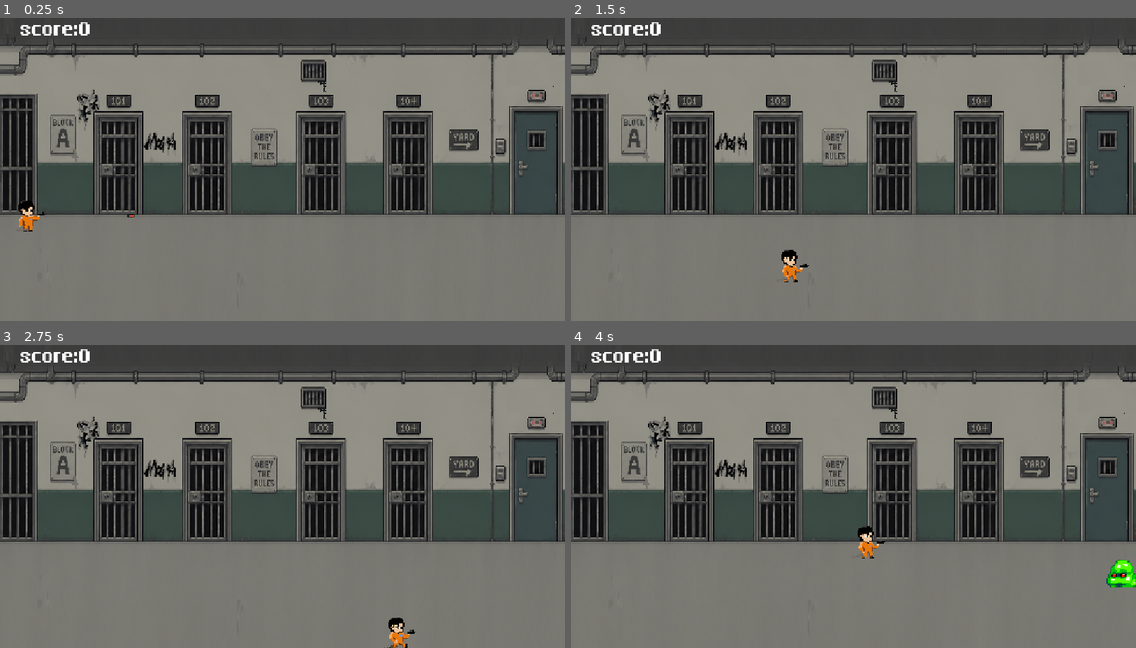
Above: before the commit, frames 1-4 (two rows, left to right).
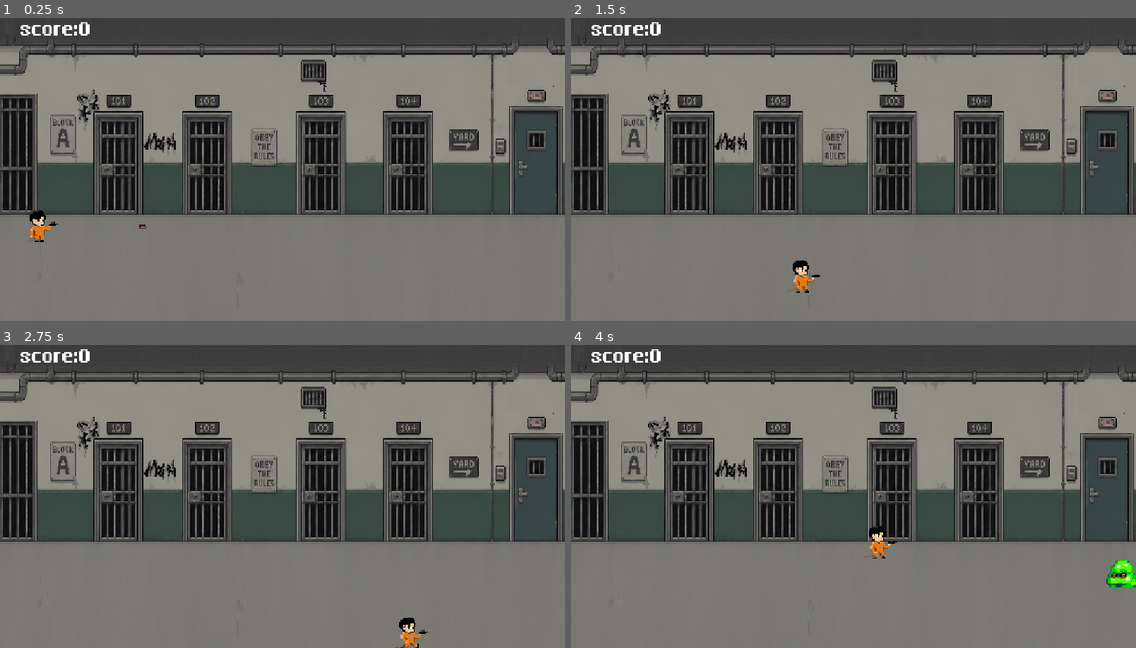
Above: after the commit, the same moments.

Repository: lopoch123456-dotcom/dgmClass
Game: Godot game, scene res://Scenes/game.tscn
Two runs of this game, one before a commit and one after it. Both use one fixed random seed, a clock stepped at 60 frames per second and the inputs below.
Inputs:
- Up to frame 1 (0.25 s): no input
- Up to frame 2 (1.5 s): tap Enter at 0.5 s; hold D (right) 0.53-1.28 s; hold S (down) from 1.28 s (still down)
- Up to frame 3 (2.75 s): release S (down) at 2.03 s; hold D (right) from 2.03 s (still down)
- Up to frame 4 (4 s): release D (right) at 2.78 s; hold W (up) 2.78-3.53 s; hold A (left) from 3.53 s (still down)

The runs differ from the first frame. In frame 1, 0.4% of the frame differs, in the area x 2-26%, y 60-74%; in frame 2, 0.4%, in the area x 36-45%, y 76-91%; in frame 3, 0.4%; in frame 4, 0.4%.

Commit message:
update some item and itemskill
fun

Diff:
--- a/6400/my-first-game/Scenes/game.tscn
+++ b/6400/my-first-game/Scenes/game.tscn
@@ -5,6 +5,7 @@
 [ext_resource type="Texture2D" uid="uid://b4l5vs33elkgy" path="res://AssetBundle/Sprites/background.png" id="3_3dryh"]
 [ext_resource type="PackedScene" uid="uid://dfrje1n5604mk" path="res://Scenes/slime.tscn" id="3_wrm1d"]
 [ext_resource type="FontFile" uid="uid://lu3av5mrb3kq" path="res://AssetBundle/Uranus_Pixel_11Px.ttf" id="5_wowpa"]
+[ext_resource type="PackedScene" uid="uid://tp61rbl7aspj" path="res://Scenes/item.tscn" id="6_i6g32"]
 
 [sub_resource type="WorldBoundaryShape2D" id="WorldBoundaryShape2D_qxrlw"]
 
@@ -15,6 +16,7 @@
 spawn_timer = NodePath("Timer")
 score_label = NodePath("CanvasLayer/Label")
 game_over_label = NodePath("CanvasLayer/Game over label")
+item_scene = ExtResource("6_i6g32")
 
 [node name="background" type="Sprite2D" parent="." unique_id=506401303]
 position = Vector2(-2.0000048, 9.999999)
@@ -27,7 +29,7 @@
 metadata/_edit_lock_ = true
 
 [node name="player" parent="." unique_id=1873307796 instance=ExtResource("2_qxrlw")]
-position = Vector2(-199, 36)
+position = Vector2(-190, 49)
 moveSpeed = 200.0
 
 [node name="airWall" type="Node" parent="." unique_id=1683148934]
@@ -62,6 +64,7 @@
 
 [node name="CollisionShape2D" type="CollisionShape2D" parent="airWall/StaticBody2D2" unique_id=164973387]
 shape = SubResource("WorldBoundaryShape2D_qxrlw")
+metadata/_edit_lock_ = true
 
 [node name="Timer" type="Timer" parent="." unique_id=1901733433]
 wait_time = 3.0
--- /dev/null
+++ b/6400/my-first-game/Scenes/item.tscn
@@ -0,0 +1,46 @@
+[gd_scene format=3 uid="uid://tp61rbl7aspj"]
+
+[ext_resource type="Script" uid="uid://iivlfncovcgb" path="res://scprit/item.gd" id="1_76mu4"]
+[ext_resource type="Texture2D" uid="uid://c8vd1mrfo2ag4" path="res://AssetBundle/Sprites/itemSprite.png" id="1_ys0gr"]
+
+[sub_resource type="AtlasTexture" id="AtlasTexture_76mu4"]
+atlas = ExtResource("1_ys0gr")
+region = Rect2(32, 0, 32, 32)
+
+[sub_resource type="AtlasTexture" id="AtlasTexture_u06aw"]
+atlas = ExtResource("1_ys0gr")
+region = Rect2(0, 0, 32, 32)
+
+[sub_resource type="SpriteFrames" id="SpriteFrames_u06aw"]
+animations = [{
+"frames": [{
+"duration": 1.0,
+"texture": SubResource("AtlasTexture_76mu4")
+}],
+"loop": true,
+"name": &"rapid_fire ",
+"speed": 5.0
+}, {
+"frames": [{
+"duration": 1.0,
+"texture": SubResource("AtlasTexture_u06aw")
+}],
+"loop": true,
+"name": &"triple_shot",
+"speed": 5.0
+}]
+
+[sub_resource type="CircleShape2D" id="CircleShape2D_btogu"]
+radius = 15.0
+
+[node name="Area2D" type="Area2D" unique_id=1263934008]
+script = ExtResource("1_76mu4")
+
+[node name="AnimatedSprite2D" type="AnimatedSprite2D" parent="." unique_id=153428387]
+sprite_frames = SubResource("SpriteFrames_u06aw")
+animation = &"rapid_fire "
+
+[node name="CollisionShape2D" type="CollisionShape2D" parent="." unique_id=905465761]
+shape = SubResource("CircleShape2D_btogu")
+
+[connection signal="body_entered" from="." to="." method="_on_body_entered"]
--- a/6400/my-first-game/scprit/GameManager.gd
+++ b/6400/my-first-game/scprit/GameManager.gd
@@ -5,9 +5,27 @@
 @export var score : int = 0
 @export var score_label : Label
 @export var game_over_label : Label
+@export var item_scene : PackedScene
+@export var spawn_delay : float = 7.0   # 几秒后开始掉落
+@export var spawn_interval : float = 5.0 # 之后每隔几秒掉一个
+
+var item_types : Array = ["rapid_fire", "triple_shot"]
+
+var screen_width : float = 0.0
+
 # Called when the node enters the scene tree for the first time.
 func _ready() -> void:
-	pass # Replace with function body.
+	screen_width = get_viewport().get_visible_rect().size.x
+	await get_tree().create_timer(spawn_delay).timeout
+	# 之后每隔几秒掉一个
+	var timer = Timer.new()
+	add_child(timer)
+	timer.wait_time = spawn_interval
+	timer.autostart = false
+	timer.one_shot = false        # ← 确保循环触发
+	timer.timeout.connect(_spawn_item)
+	timer.start()
+
 
 
 # Called every frame. 'delta' is the elapsed time since the previous frame.
@@ -23,5 +41,12 @@
 	slime_node.position = Vector2(260 , randf_range(37,111))
 	get_tree().current_scene.add_child(slime_node)
 
+func _spawn_item() -> void:
+	var item = item_scene.instantiate()
+	item.item_type = item_types[randi() % item_types.size()]
+	# 改成你游戏实际的X范围
+	item.position = Vector2(randf_range(30, 230), -7)
+	add_child(item)
+
 func show_game_over():
 	game_over_label.visible = true
--- /dev/null
+++ b/6400/my-first-game/scprit/item.gd
@@ -0,0 +1,24 @@
+extends Area2D
+
+@export var item_type : String = "rapid_fire"
+@export var fall_speed : float = 80.0
+
+func _ready() -> void:
+	print("item_type is: ", item_type)
+	var sprite = $AnimatedSprite2D
+	match item_type:
+		"rapid_fire":
+			sprite.play("rapid_fire")
+		"triple_shot":
+			sprite.play("triple_shot")
+
+func _process(delta: float) -> void:
+	position.y += fall_speed * delta
+	# 超出屏幕自动删除
+	if position.y > 600:
+		queue_free()
+
+func _on_body_entered(body: Node) -> void:
+	if body.has_method("pick_up"):
+		body.pick_up(item_type)
+		queue_free()
--- a/6400/my-first-game/scprit/player.gd
+++ b/6400/my-first-game/scprit/player.gd
@@ -11,6 +11,12 @@
 @export var fire_rate : float = 0.3
 
 var fire_timer : float = 0.0
+
+#item i add can be more
+
+var has_rapid_fire : bool = false   # 速射
+var has_triple_shot : bool = false  # 三连发
+
 # Called every frame. 'delta' is the elapsed time since the previous frame.
 func _process(delta: float) -> void:
 	if velocity == Vector2.ZERO or is_game_over:
@@ -21,6 +27,11 @@
 	if fire_timer <= 0.0:
 		fire_timer = fire_rate
 		_on_fire()
+
+func _get_fire_rate() -> float:
+	if has_rapid_fire:
+		return fire_rate * 0.4  # 速射：射速提升到2.5倍
+	return fire_rate
 
 func _physics_process(delta: float) -> void:
 	if not is_game_over:
@@ -46,6 +57,23 @@
 	if is_game_over or velocity != Vector2.ZERO:
 		return
 	$FireAuido.play()
+
+	if has_triple_shot:
+		_spawn_bullet(Vector2(10, 0))    # 中间
+		_spawn_bullet(Vector2(10, -15)) # 上方
+		_spawn_bullet(Vector2(10, 15))  # 下方
+	else:
+		_spawn_bullet(Vector2(10, 2))
+
+func _spawn_bullet(offset: Vector2) -> void:
 	var bullet_node = bullet_scene.instantiate()
-	bullet_node.position = position + Vector2(10, 2)
+	bullet_node.position = position + offset
 	get_owner().add_child(bullet_node)
+
+# 拾取道具时调用这个函数
+func pick_up(item_type: String) -> void:
+	match item_type:
+		"rapid_fire":
+			has_rapid_fire = true
+		"triple_shot":
+			has_triple_shot = true
Binary file added: 6400/my-first-game/AssetBundle/Sprites/itemSprite.aseprite
Binary file added: 6400/my-first-game/AssetBundle/Sprites/itemSprite.png
Not shown, added: 6400/my-first-game/AssetBundle/Sprites/itemSprite.png.import
Not shown, added: 6400/my-first-game/scprit/item.gd.uid
